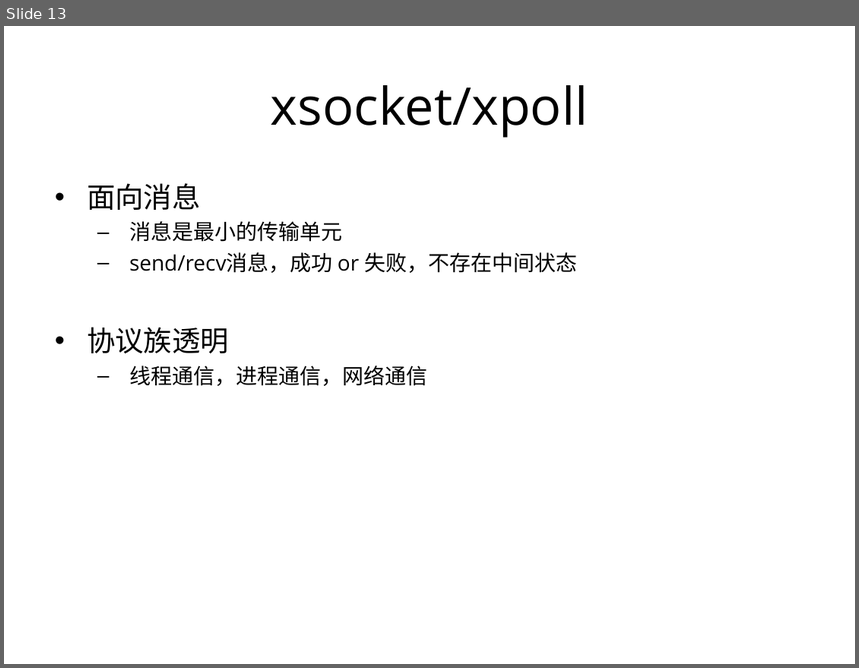
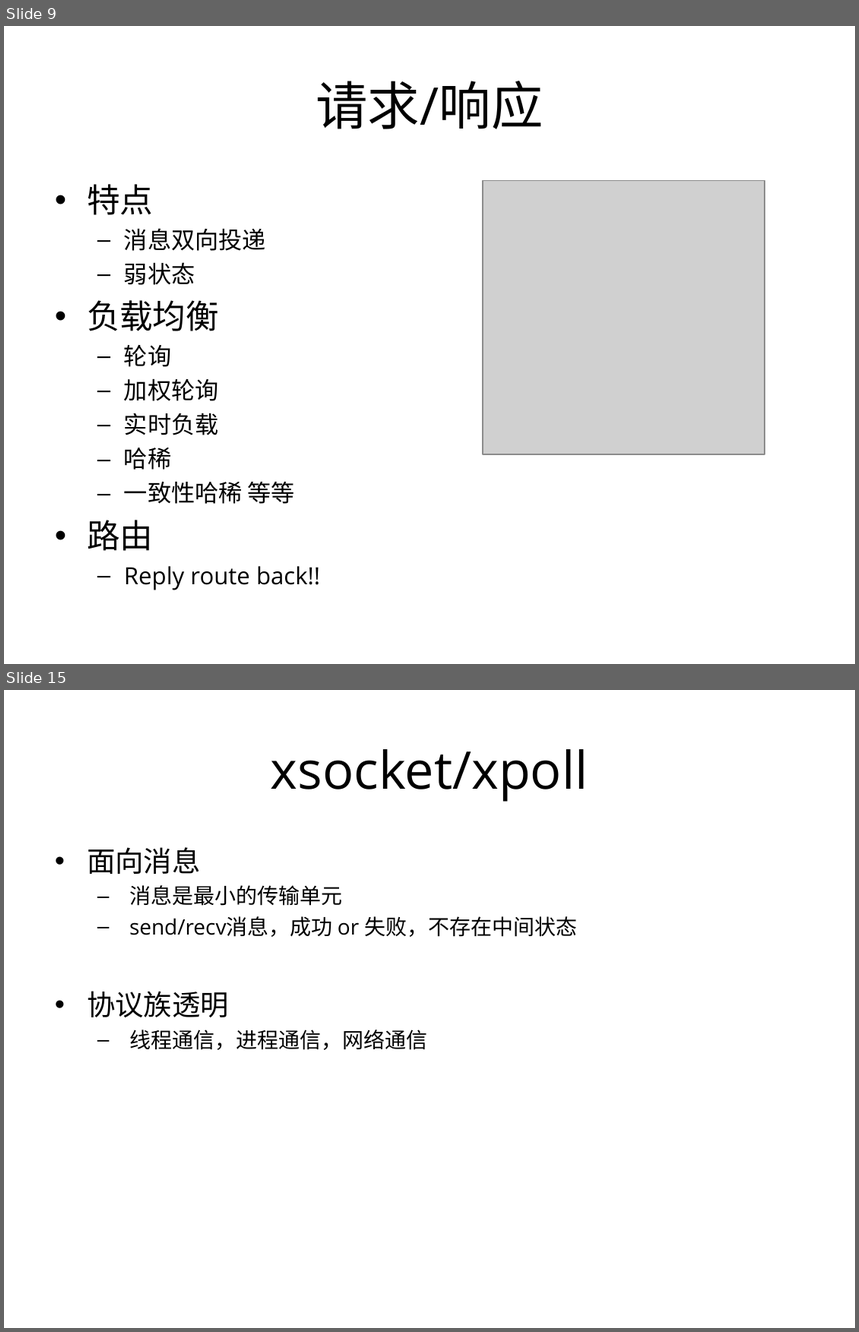
Before and after one commit to proxyio/xio, a slide deck: docs/PROXYIO.ppt. Shown one above the other, each under a label of ours: slide 13 before the commit, slides 9 and 15 after it; the slides between them are not shown. The pictures are 859x668 and 859x1332 pixels, drawn with LibreOffice and Linux fonts; fonts in the diff are those of the drawing; grey boxes stand for pictures. Boxes give left, top, right and bottom in pixels: in the first picture for what was removed or moved away, otherwise in the second. Text is boxed around its words. In the diff, an @@ line names an element or a change of style, - is before the commit and + after.

```diff
--- a/docs/PROXYIO.ppt
+++ b/docs/PROXYIO.ppt
@@ slide 9 added at [4,26,855,664], background #FFFFFF @@
@@ title added at [316,81,544,129], 44 pt, text #000000 @@
+请求/响应
@@ text added at [87,184,320,591], 20 pt, text #000000 @@
+• 特点
+  – 消息双向投递
+  – 弱状态
+• 负载均衡
+  – 轮询
+  – 加权轮询
+  – 实时负载
+  – 哈稀
+  – 一致性哈稀 等等
+• 路由
+  – Reply route back!!
@@ picture added at [484,181,765,455] @@
@@ what was slide 13 is now slide 15 @@
```
Also in this commit, not shown: 4 slides changed, 9 other slides added, 11 slides removed.
